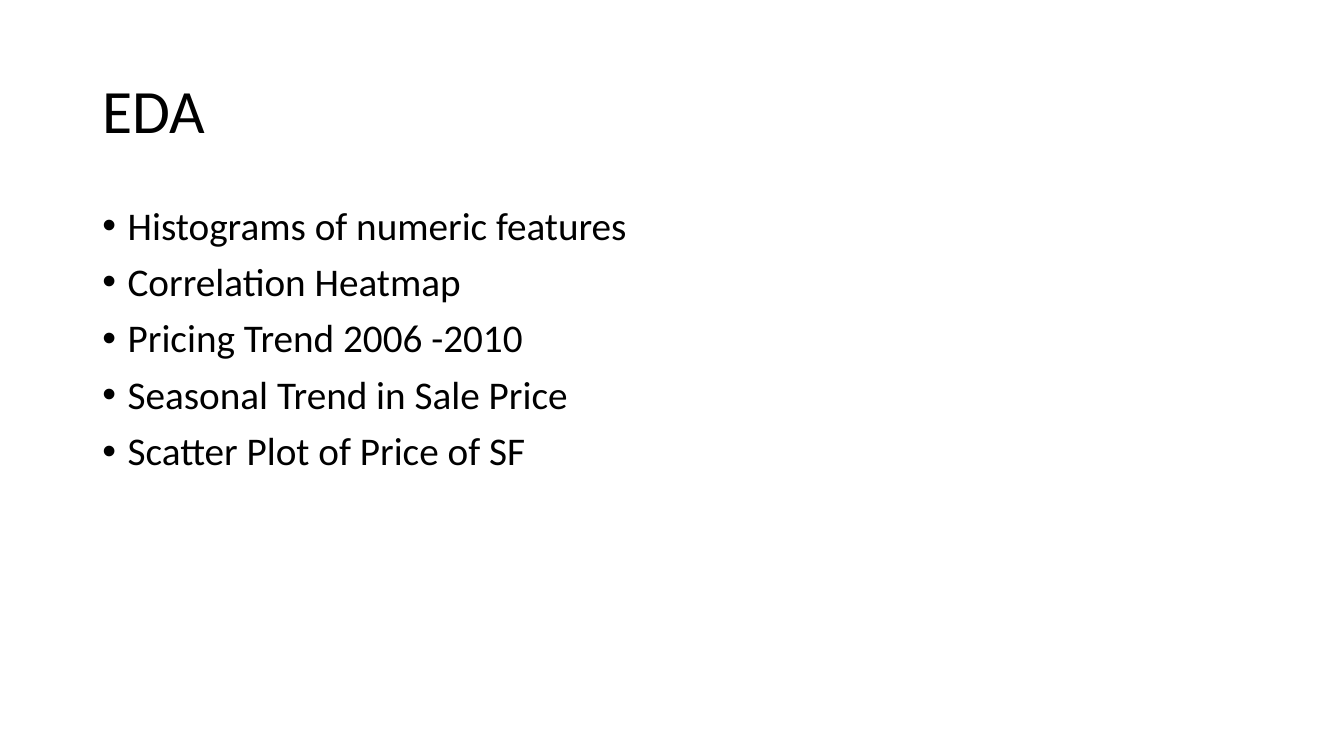
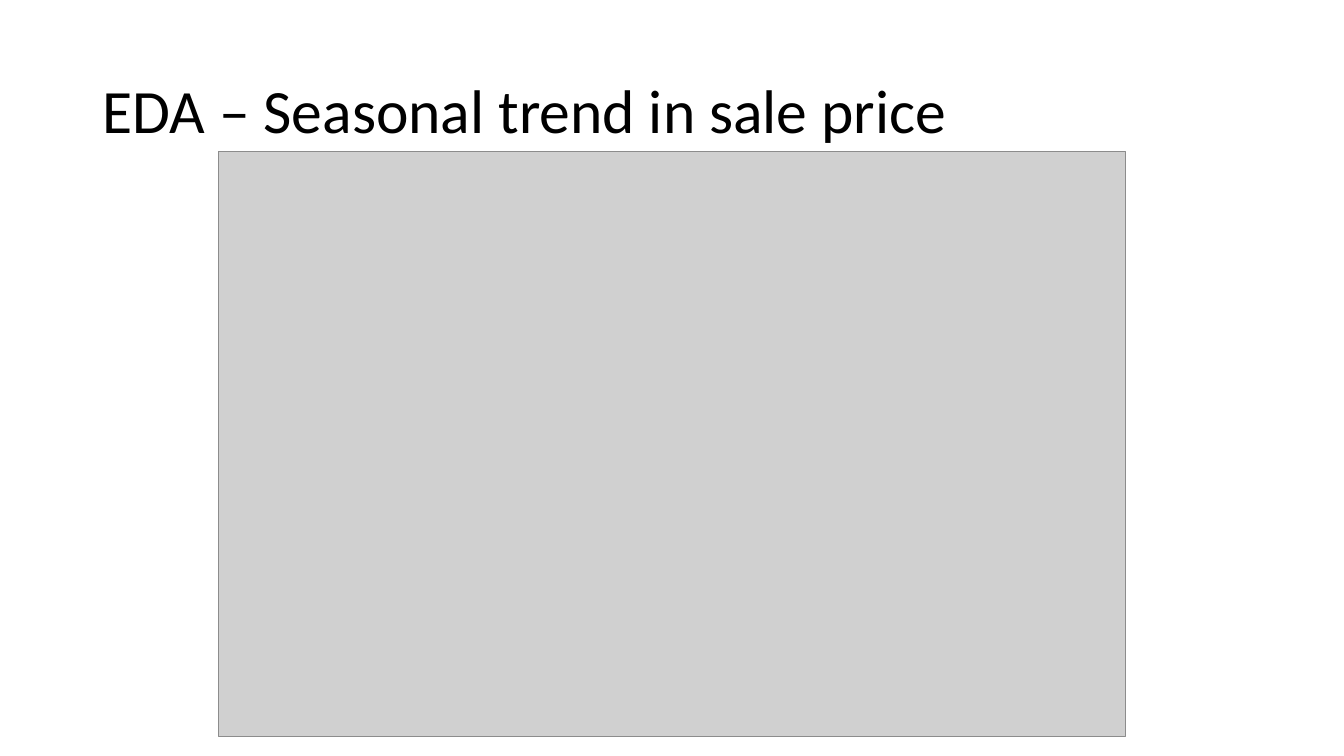
Before and after one commit to djhang99/housing_prices, a slide deck: slide 6 of Draft_Presentation.pptx (slide 3 before the commit). Drawn at 1344x756 pixels with LibreOffice and Linux fonts; fonts in the diff are those of the drawing; grey boxes stand for pictures. Boxes give left, top, right and bottom in pixels: in the first picture for what was removed or moved away, otherwise in the second. Text is boxed around its words. In the diff, an @@ line names an element or a change of style, - is before the commit and + after.

```diff
--- a/Draft_Presentation.pptx
+++ b/Draft_Presentation.pptx
@@ title at (x1=102, y1=90, x2=945, y2=143): text changed @@
-EDA
+EDA – Seasonal trend in sale price
@@ picture added at (x1=219, y1=151, x2=1126, y2=736) @@
@@ text removed at (x1=128, y1=213, x2=626, y2=466) @@
-• Histograms of numeric features
-• Correlation Heatmap
-• Pricing Trend 2006 -2010
-• Seasonal Trend in Sale Price
-• Scatter Plot of Price of SF
```
Also in this commit, not shown: 3 other slides changed, 8 slides added, 1 slide removed.
